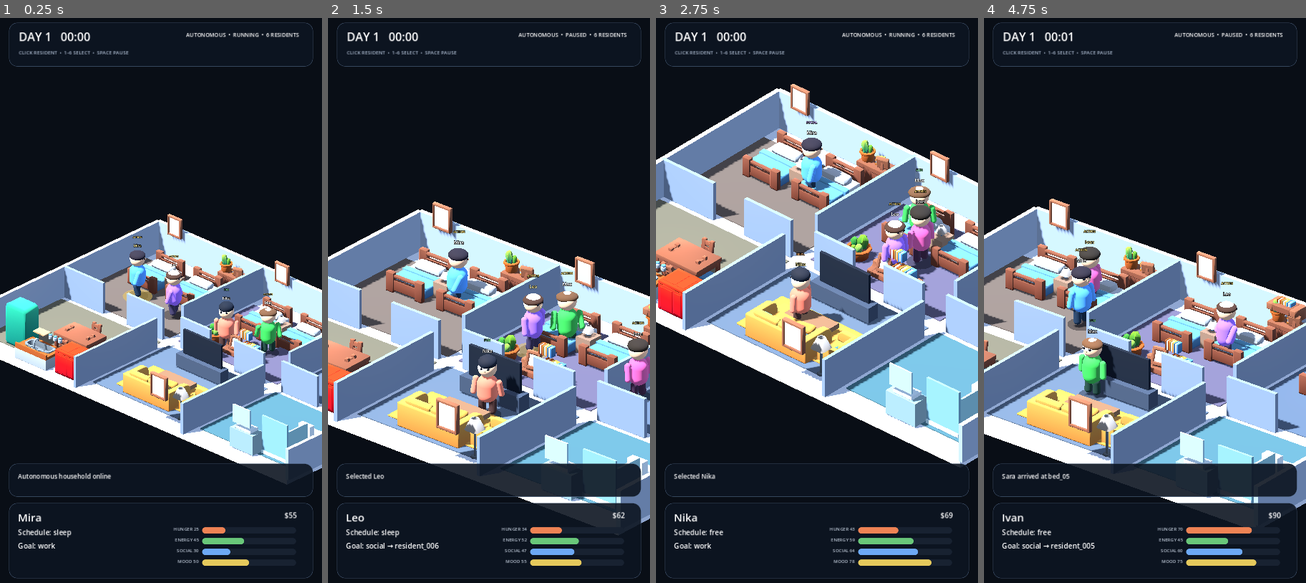
Above: before the commit, frames 1-4 (left to right).
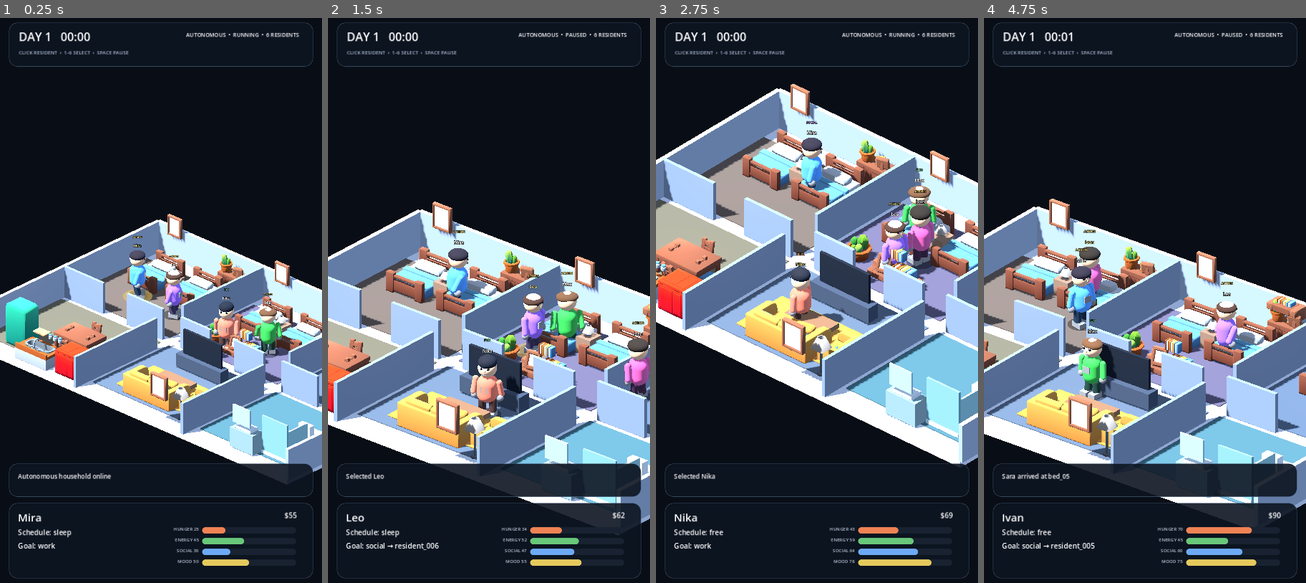
Above: after the commit, the same moments.

Repository: motomotoo2001-maker/lifebox-live
Game: Godot game, scene res://scenes/debug/visual_showcase.tscn
Two runs of this game, one before a commit and one after it. Both use one fixed random seed, a clock stepped at 60 frames per second and the inputs below. The project has no main scene, so this scene is started directly.
Inputs (mouse positions are in pixels of both pictures, inside the frame that each line leads up to):
- Up to frame 1 (0.25 s): no input
- Up to frame 2 (1.5 s): tap Enter at 0.5 s; move the mouse to (472, 413) at 0.52 s; tap 1 at 0.6 s; click (472, 413) at 0.67 s; tap Space at 0.77 s; move the mouse to (585, 385) at 1.27 s; tap 2 at 1.35 s; click (585, 385) at 1.42 s
- Up to frame 3 (2.75 s): tap Space at 1.52 s; move the mouse to (720, 215) at 2.02 s; tap 3 at 2.1 s; click (720, 215) at 2.17 s
- Up to frame 4 (4.75 s): move the mouse to (1161, 300) at 2.77 s; tap 4 at 2.85 s; click (1161, 300) at 2.92 s; tap Space at 3.02, 3.77, 4.52 s; move the mouse to (1096, 159) at 3.52 s; tap 5 at 3.6 s; click (1096, 159) at 3.67 s; move the mouse to (1215, 272) at 4.27 s; tap 6 at 4.35 s; click (1215, 272) at 4.42 s

The runs differ from the first frame. In frame 1, 0.2% of the frame differs, in the area x 41-88%, y 42-60%; in frame 2, 0.2%; in frame 3, 0.2%; in frame 4, 0.3%, in the area x 26-79%, y 46-68%.

Commit message:
art: add hands shoes clothing and hair accessories

Diff:
--- a/scenes/characters/resident_actor_3d.tscn
+++ b/scenes/characters/resident_actor_3d.tscn
@@ -44,6 +44,19 @@
 radius = 0.46
 height = 2.05
 
+[sub_resource type="SphereMesh" id="SphereMesh_hand"]
+radius = 0.105
+height = 0.21
+
+[sub_resource type="BoxMesh" id="BoxMesh_shoe"]
+size = Vector3(0.24, 0.16, 0.38)
+
+[sub_resource type="BoxMesh" id="BoxMesh_shirt_detail"]
+size = Vector3(0.24, 0.20, 0.035)
+
+[sub_resource type="BoxMesh" id="BoxMesh_cap_brim"]
+size = Vector3(0.34, 0.055, 0.22)
+
 [node name="ResidentActor3D" type="CharacterBody3D"]
 script = ExtResource("1_script")
 
@@ -82,9 +95,21 @@
 position = Vector3(0.15, 0.34, 0)
 mesh = SubResource("CapsuleMesh_leg")
 
+[node name="ShoeLeft" type="MeshInstance3D" parent="Visuals"]
+position = Vector3(-0.15, 0.10, -0.08)
+mesh = SubResource("BoxMesh_shoe")
+
+[node name="ShoeRight" type="MeshInstance3D" parent="Visuals"]
+position = Vector3(0.15, 0.10, -0.08)
+mesh = SubResource("BoxMesh_shoe")
+
 [node name="Body" type="MeshInstance3D" parent="Visuals"]
 position = Vector3(0, 0.88, 0)
 mesh = SubResource("CapsuleMesh_body")
+
+[node name="ShirtDetail" type="MeshInstance3D" parent="Visuals"]
+position = Vector3(0, 0.94, -0.285)
+mesh = SubResource("BoxMesh_shirt_detail")
 
 [node name="ArmLeft" type="MeshInstance3D" parent="Visuals"]
 position = Vector3(-0.39, 0.94, 0)
@@ -96,6 +121,14 @@
 rotation = Vector3(0, 0, 0.12)
 mesh = SubResource("CapsuleMesh_arm")
 
+[node name="HandLeft" type="MeshInstance3D" parent="Visuals"]
+position = Vector3(-0.39, 0.64, -0.02)
+mesh = SubResource("SphereMesh_hand")
+
+[node name="HandRight" type="MeshInstance3D" parent="Visuals"]
+position = Vector3(0.39, 0.64, -0.02)
+mesh = SubResource("SphereMesh_hand")
+
 [node name="Head" type="MeshInstance3D" parent="Visuals"]
 position = Vector3(0, 1.55, 0)
 mesh = SubResource("SphereMesh_head")
@@ -104,6 +137,23 @@
 position = Vector3(0, 1.68, 0)
 scale = Vector3(1.02, 0.55, 1.02)
 mesh = SubResource("SphereMesh_hair")
+
+[node name="HairBack" type="MeshInstance3D" parent="Visuals"]
+visible = false
+position = Vector3(0, 1.48, 0.18)
+scale = Vector3(0.86, 1.16, 0.62)
+mesh = SubResource("SphereMesh_hair")
+
+[node name="HairBun" type="MeshInstance3D" parent="Visuals"]
+visible = false
+position = Vector3(0, 1.78, 0.24)
+scale = Vector3(0.43, 0.43, 0.43)
+mesh = SubResource("SphereMesh_hair")
+
+[node name="CapBrim" type="MeshInstance3D" parent="Visuals"]
+visible = false
+position = Vector3(0, 1.72, -0.31)
+mesh = SubResource("BoxMesh_cap_brim")
 
 [node name="Nose" type="MeshInstance3D" parent="Visuals"]
 position = Vector3(0, 1.54, -0.285)
@@ -116,6 +166,11 @@
 [node name="EyeRight" type="MeshInstance3D" parent="Visuals"]
 position = Vector3(0.105, 1.605, -0.255)
 mesh = SubResource("SphereMesh_eye")
+
+[node name="Mouth" type="MeshInstance3D" parent="Visuals"]
+position = Vector3(0, 1.43, -0.278)
+scale = Vector3(2.2, 0.45, 0.55)
+mesh = SubResource("BoxMesh_nose")
 
 [node name="NameLabel" type="Label3D" parent="Visuals"]
 position = Vector3(0, 2.08, 0)
Not shown: 1 places in scenes/characters/resident_actor_3d.tscn that only renumber resources
